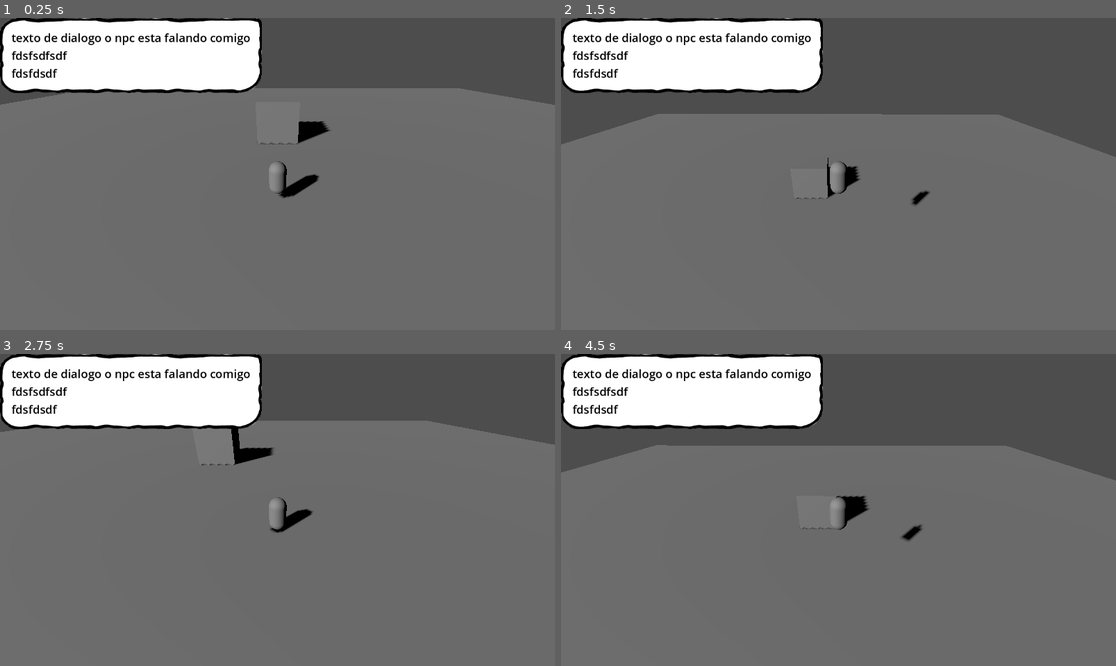
Above: before the commit, frames 1-4 (two rows, left to right).
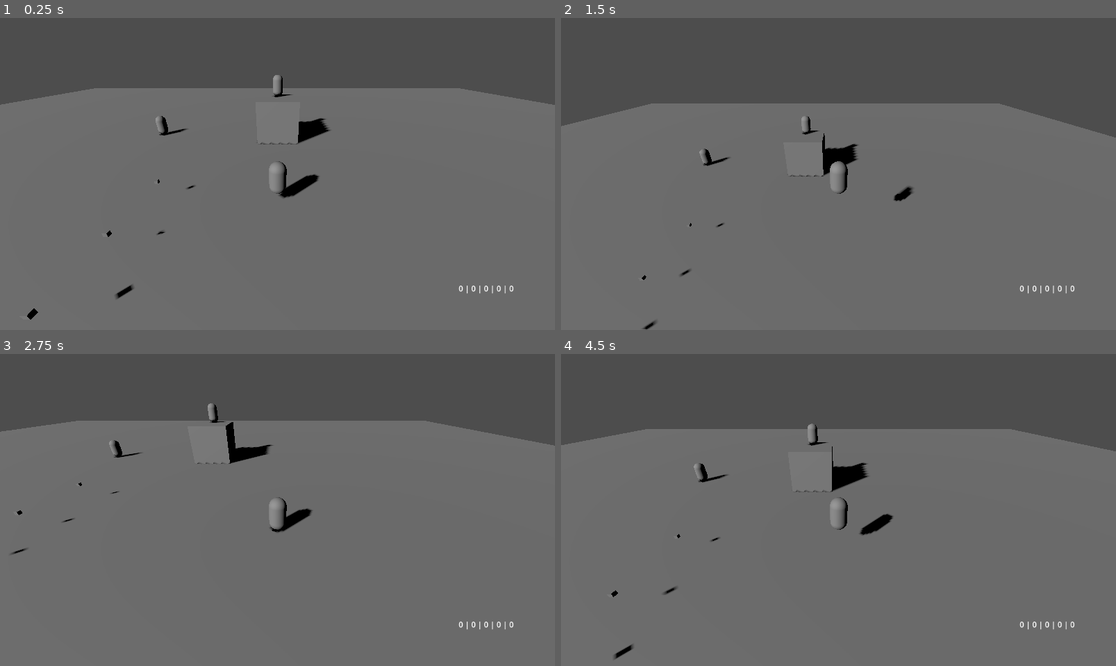
Above: after the commit, the same moments.

Repository: G4lds/ProtoGame3D
Game: Godot game, scene res://main.tscn
Two runs of this game, one before a commit and one after it. Both use one fixed random seed, a clock stepped at 60 frames per second and the inputs below.
Inputs:
- Up to frame 1 (0.25 s): no input
- Up to frame 2 (1.5 s): tap Enter (ui_accept) at 0.5, 0.77 s; hold Right (ui_right) 0.53-1.28 s; hold Down (ui_down) from 1.28 s (still down)
- Up to frame 3 (2.75 s): tap Enter (ui_accept) at 1.52 s; release Down (ui_down) at 2.03 s; hold Right (ui_right) from 2.03 s (still down)
- Up to frame 4 (4.5 s): release Right (ui_right) at 2.78 s; hold Up (ui_up) 2.78-3.53 s; tap Enter (ui_accept) at 3.02, 3.77 s; hold Left (ui_left) from 3.53 s (still down)

The runs differ from the first frame. In frame 1, 11% of the frame differs, in the area x 0-93%, y 0-97%; in frame 2, 16%; in frame 3, 11%; in frame 4, 18%, in the area x 0-100%, y 0-98%.

Commit message:
Itens, Inventario, Dialogo
Implementaçao de Itens, Inventario e um sistema de dialogo

Diff:
--- a/Game/Dialogo.gd
+++ b/Game/Dialogo.gd
@@ -1,8 +1,54 @@
 extends MarginContainer
 
-@export_multiline var TEXTO = ""
+const FALAS = [[[ # npc 1
+	"dialogo numero 0 npc 1", ["resposta 1","resposta 2"],[1 , 2] # 0
+	],[
+	"dialogo numero 1 npc 1", ["resposta 1","resposta 2"],[1 , 2] # 1
+	],[
+	"dialogo numero 2 npc 1", ["resposta 1","resposta 2"],[1 , 2] # 2
+	],[
+	"dialogo numero 3 npc 1", ["resposta 1","resposta 2"],[1 , 2] # 3
+	],[
+	"dialogo numero 4 npc 1", ["resposta 1","resposta 2"],[1 , 2] # 4
+	],[
+	"dialogo numero 5 npc 1", ["resposta 1","resposta 2"],[1 , 2] # 5
+	]],[[ # npc 2
+	"dialogo numero 0 npc 2", ["resposta 1","resposta 2"],[1 , 2] # 0
+	],[
+	"dialogo numero 1 npc 2", ["resposta 1","resposta 2"],[1 , 2] # 1
+	],[
+	"dialogo numero 2 npc 2", ["resposta 1","resposta 2"],[1 , 2] # 2
+	],[
+	"dialogo numero 3 npc 2", ["resposta 1","resposta 2"],[1 , 2] # 3
+	],[
+	"dialogo numero 4 npc 2", ["resposta 1","resposta 2"],[1 , 2] # 4
+	],[
+	"dialogo numero 5 npc 2", ["resposta 1","resposta 2"],[1 , 2] # 5
+	]]]
+
+var posicoes = [0,0]
+var npc_atual = 0
+
+func falando(npc):
+	npc_atual = npc
+	caixa_texto(posicoes[npc],npc)
+
+func caixa_texto(fala, npc):
+	visible = true
+	$VBoxContainer/HBoxContainer/Texto.text = FALAS[npc][fala][0]
+	$VBoxContainer/HBoxContainer2/Button1.text = FALAS[npc][fala][1][0]
+	$VBoxContainer/HBoxContainer2/Button2.text = FALAS[npc][fala][1][1]
 
 
-# Called when the node enters the scene tree for the first time.
-func _ready():
-	$VBoxContainer/HBoxContainer/Texto.text = TEXTO
+
+
+func _on_button_1_pressed():
+	visible = false
+	posicoes[npc_atual] = FALAS[npc_atual][posicoes[npc_atual]][2][0]
+	caixa_texto(posicoes[npc_atual], npc_atual)
+
+
+func _on_button_2_pressed():
+	visible = false
+	posicoes[npc_atual] = FALAS[npc_atual][posicoes[npc_atual]][2][1]
+	caixa_texto(posicoes[npc_atual], npc_atual)
--- /dev/null
+++ b/Game/Item.gd
@@ -0,0 +1,10 @@
+extends Node3D
+
+@export var ID = -1
+
+
+func _on_area_3d_body_entered(body):
+	if "TIPO" in body and body.TIPO == "Player":
+		body.inventario[ID] += 1
+		print("area Entrada")
+		queue_free()
--- a/Game/Jogador.gd
+++ b/Game/Jogador.gd
@@ -1,13 +1,13 @@
 extends CharacterBody3D
 
-
-
-const SPEED = 5.0
-const JUMP_VELOCITY = 15
-const INERCIA = 60
+const TIPO = "Player"
+const VELOCIDADE = 5.0
+const JUMP_VELOCITY = 12
+const INERCIA = 33
 const ACELERACAO = 5
 const GRAVITY = 15
 var acelecacao = Vector3(1,1,1)
+var inventario = [0,0,0,0,0]
 
 
 func _physics_process(delta):
@@ -27,24 +27,21 @@
 			acelecacao.x += 1 * abs(direction.x) * ACELERACAO
 		if acelecacao.z < INERCIA:
 			acelecacao.z += 1 * abs(direction.z) * ACELERACAO
-		velocity.x = direction.x * SPEED * acelecacao.x / INERCIA
-		velocity.z = direction.z * SPEED * acelecacao.z / INERCIA
+		velocity.x = direction.x * VELOCIDADE * acelecacao.x / INERCIA
+		velocity.z = direction.z * VELOCIDADE * acelecacao.z / INERCIA
 	else:
 		if acelecacao.x < 1:
 			acelecacao.x = 1
 			velocity.x = 0
 		else:
 			acelecacao.x -= 1
-			velocity.x = sign(velocity.x) * SPEED * acelecacao.x / INERCIA
+			velocity.x = sign(velocity.x) * VELOCIDADE * acelecacao.x / INERCIA
 
 		if acelecacao.z < 1:
 			acelecacao.z = 1
 			velocity.z = 0
 		else:
 			acelecacao.z -= 1
-			velocity.z = sign(velocity.z) * SPEED * acelecacao.z / INERCIA
-
-
-	print(acelecacao)
+			velocity.z = sign(velocity.z) * VELOCIDADE * acelecacao.z / INERCIA
 
 	move_and_slide()
--- /dev/null
+++ b/Game/NPC.gd
@@ -0,0 +1,15 @@
+extends Node3D
+
+@export var ID = -1
+
+
+func _on_area_3d_body_entered(body):
+	if "TIPO" in body and body.TIPO == "Player":
+		get_parent().get_parent().npc_falando(true)
+		get_parent().get_parent().falando(ID)
+		print("area Entrada")
+
+
+func _on_area_3d_body_exited(body):
+	get_parent().get_parent().npc_falando(false)
+	print("area saida")
--- /dev/null
+++ b/Game/Nodos/item.tscn
@@ -0,0 +1,22 @@
+[gd_scene load_steps=4 format=3 uid="uid://ebqix78siwqi"]
+
+[ext_resource type="Script" path="res://Item.gd" id="1_5nq5v"]
+
+[sub_resource type="CylinderShape3D" id="CylinderShape3D_hmila"]
+radius = 1.0
+
+[sub_resource type="BoxMesh" id="BoxMesh_hftgs"]
+size = Vector3(0.2, 0.2, 0.2)
+
+[node name="Item" type="Node3D"]
+script = ExtResource("1_5nq5v")
+
+[node name="Area3D" type="Area3D" parent="."]
+
+[node name="CollisionShape3D" type="CollisionShape3D" parent="Area3D"]
+shape = SubResource("CylinderShape3D_hmila")
+
+[node name="MeshInstance3D" type="MeshInstance3D" parent="."]
+mesh = SubResource("BoxMesh_hftgs")
+
+[connection signal="body_entered" from="Area3D" to="." method="_on_area_3d_body_entered"]
--- /dev/null
+++ b/Game/Nodos/npc.tscn
@@ -0,0 +1,22 @@
+[gd_scene load_steps=4 format=3 uid="uid://cmurcn67svybu"]
+
+[ext_resource type="Script" path="res://NPC.gd" id="1_h4qig"]
+
+[sub_resource type="CylinderShape3D" id="CylinderShape3D_vp603"]
+radius = 1.0
+
+[sub_resource type="CapsuleMesh" id="CapsuleMesh_gsa66"]
+
+[node name="NPC" type="Node3D"]
+script = ExtResource("1_h4qig")
+
+[node name="Area3D" type="Area3D" parent="."]
+
+[node name="CollisionShape3D" type="CollisionShape3D" parent="Area3D"]
+shape = SubResource("CylinderShape3D_vp603")
+
+[node name="MeshInstance3D" type="MeshInstance3D" parent="."]
+mesh = SubResource("CapsuleMesh_gsa66")
+
+[connection signal="body_entered" from="Area3D" to="." method="_on_area_3d_body_entered"]
+[connection signal="body_exited" from="Area3D" to="." method="_on_area_3d_body_exited"]
--- /dev/null
+++ b/Game/main.gd
@@ -0,0 +1,11 @@
+extends Node3D
+
+func falando(npc):
+	$Control/Dialogo.falando(npc)
+
+func npc_falando(falando):
+		$Control/Dialogo.visible = falando
+
+func _process(delta):
+	$Control/Hud/TextEdit.text = str($Jogador.inventario[0]) +" | "+ str($Jogador.inventario[1]) +" | "+ str($Jogador.inventario[2]) +" | "+ str($Jogador.inventario[3]) +" | "+ str($Jogador.inventario[4])
+	pass
--- a/Game/main.tscn
+++ b/Game/main.tscn
@@ -1,8 +1,11 @@
-[gd_scene load_steps=11 format=3 uid="uid://dd6pbry5akgr1"]
+[gd_scene load_steps=14 format=3 uid="uid://dd6pbry5akgr1"]
 
 [ext_resource type="Script" path="res://Jogador.gd" id="1_cyoch"]
+[ext_resource type="Script" path="res://main.gd" id="1_gj0hd"]
 [ext_resource type="Script" path="res://Dialogo.gd" id="2_4cc5n"]
+[ext_resource type="PackedScene" uid="uid://cmurcn67svybu" path="res://Nodos/npc.tscn" id="2_j4wjt"]
 [ext_resource type="Texture2D" uid="uid://dp6wrbc2ah0rk" path="res://Assets/dialogbox.png" id="2_ram3x"]
+[ext_resource type="PackedScene" uid="uid://ebqix78siwqi" path="res://Nodos/item.tscn" id="4_1vddj"]
 
 [sub_resource type="CapsuleShape3D" id="CapsuleShape3D_orobm"]
 
@@ -25,6 +28,7 @@
 shadow_size = 0
 
 [node name="Main" type="Node3D"]
+script = ExtResource("1_gj0hd")
 
 [node name="Jogador" type="CharacterBody3D" parent="."]
 transform = Transform3D(1, 0, 0, 0, 1, 0, 0, 0, 1, 0, 2, 0)
@@ -65,6 +69,32 @@
 
 [node name="Colisao" type="CollisionShape3D" parent="Terreno/Cub0"]
 shape = SubResource("BoxShape3D_tilnn")
+
+[node name="Entidades" type="Node3D" parent="."]
+
+[node name="NPC" parent="Entidades" instance=ExtResource("2_j4wjt")]
+transform = Transform3D(1, 0, 0, 0, 1, 0, 0, 0, 1, 0, 5, -12)
+ID = 0
+
+[node name="NPC2" parent="Entidades" instance=ExtResource("2_j4wjt")]
+transform = Transform3D(1, 0, 0, 0, 1, 0, 0, 0, 1, -12.693, 1, -12)
+ID = 1
+
+[node name="Item" parent="Entidades" instance=ExtResource("4_1vddj")]
+transform = Transform3D(1, 0, 0, 0, 1, 0, 0, 0, 1, -7, 1.24314, 0)
+ID = 0
+
+[node name="Item2" parent="Entidades" instance=ExtResource("4_1vddj")]
+transform = Transform3D(1, 0, 0, 0, 1, 0, 0, 0, 1, -7, 1.24314, 4)
+ID = 1
+
+[node name="Item3" parent="Entidades" instance=ExtResource("4_1vddj")]
+transform = Transform3D(1, 0, 0, 0, 1, 0, 0, 0, 1, -7, 1.24314, 7)
+ID = 2
+
+[node name="Item4" parent="Entidades" instance=ExtResource("4_1vddj")]
+transform = Transform3D(1, 0, 0, 0, 1, 0, 0, 0, 1, -8, 1.24314, 9)
+ID = 3
 
 [node name="Control" type="Control" parent="."]
 layout_mode = 3
@@ -73,13 +103,16 @@
 offset_bottom = 40.0
 
 [node name="Dialogo" type="MarginContainer" parent="Control"]
-layout_mode = 0
-offset_right = 40.0
-offset_bottom = 40.0
+visible = false
+layout_mode = 1
+anchors_preset = 5
+anchor_left = 0.5
+anchor_right = 0.5
+offset_left = 518.0
+offset_right = 620.0
+offset_bottom = 106.0
+grow_horizontal = 2
 script = ExtResource("2_4cc5n")
-TEXTO = "texto de dialogo o npc esta falando comigo
-fdsfsdfsdf
-fdsfdsdf"
 
 [node name="NinePatchRect" type="NinePatchRect" parent="Control/Dialogo"]
 layout_mode = 2
@@ -115,9 +148,6 @@
 [node name="Texto" type="Label" parent="Control/Dialogo/VBoxContainer/HBoxContainer"]
 layout_mode = 2
 size_flags_horizontal = 4
-text = "texto de dialogo o npc esta falando comigo
-fdsfsdfsdf
-fdsfdsdf"
 label_settings = SubResource("LabelSettings_qakdv")
 vertical_alignment = 1
 
@@ -127,8 +157,52 @@
 custom_minimum_size = Vector2(20, 20)
 layout_mode = 2
 
+[node name="HBoxContainer2" type="HBoxContainer" parent="Control/Dialogo/VBoxContainer"]
+layout_mode = 2
+
+[node name="Margin1" type="Panel" parent="Control/Dialogo/VBoxContainer/HBoxContainer2"]
+modulate = Color(1, 1, 1, 0)
+self_modulate = Color(0, 0, 0, 1)
+custom_minimum_size = Vector2(20, 20)
+layout_mode = 2
+
+[node name="Button1" type="Button" parent="Control/Dialogo/VBoxContainer/HBoxContainer2"]
+layout_mode = 2
+size_flags_horizontal = 3
+
+[node name="Margin2" type="Panel" parent="Control/Dialogo/VBoxContainer/HBoxContainer2"]
+modulate = Color(1, 1, 1, 0)
+self_modulate = Color(0, 0, 0, 1)
+custom_minimum_size = Vector2(20, 20)
+layout_mode = 2
+
+[node name="Button2" type="Button" parent="Control/Dialogo/VBoxContainer/HBoxContainer2"]
+layout_mode = 2
+size_flags_horizontal = 3
+
+[node name="Margin3" type="Panel" parent="Control/Dialogo/VBoxContainer/HBoxContainer2"]
+modulate = Color(1, 1, 1, 0)
+self_modulate = Color(0, 0, 0, 1)
+custom_minimum_size = Vector2(20, 20)
+layout_mode = 2
+
 [node name="Margin2" type="Panel" parent="Control/Dialogo/VBoxContainer"]
 modulate = Color(1, 1, 1, 0)
 self_modulate = Color(0, 0, 0, 1)
 custom_minimum_size = Vector2(20, 20)
 layout_mode = 2
+
+[node name="Hud" type="Control" parent="Control"]
+anchors_preset = 0
+offset_right = 40.0
+offset_bottom = 40.0
+
+[node name="TextEdit" type="RichTextLabel" parent="Control/Hud"]
+layout_mode = 0
+offset_left = 952.0
+offset_top = 550.0
+offset_right = 1148.0
+offset_bottom = 649.0
+
+[connection signal="pressed" from="Control/Dialogo/VBoxContainer/HBoxContainer2/Button1" to="Control/Dialogo" method="_on_button_1_pressed"]
+[connection signal="pressed" from="Control/Dialogo/VBoxContainer/HBoxContainer2/Button2" to="Control/Dialogo" method="_on_button_2_pressed"]
